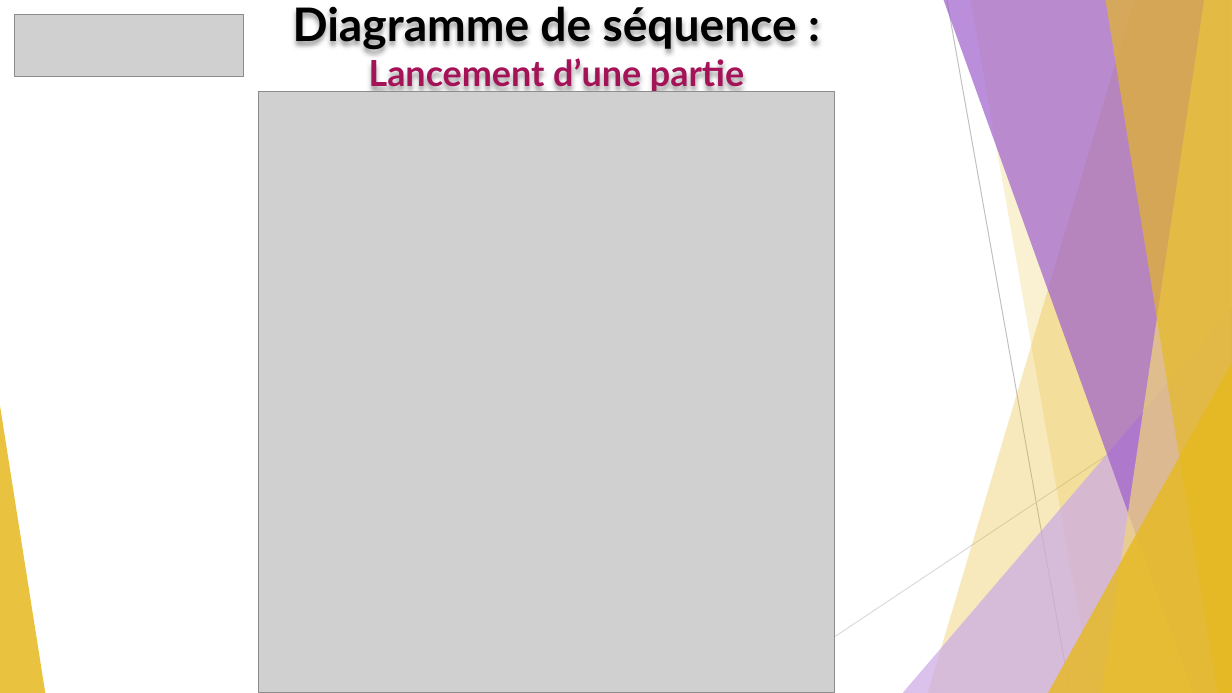
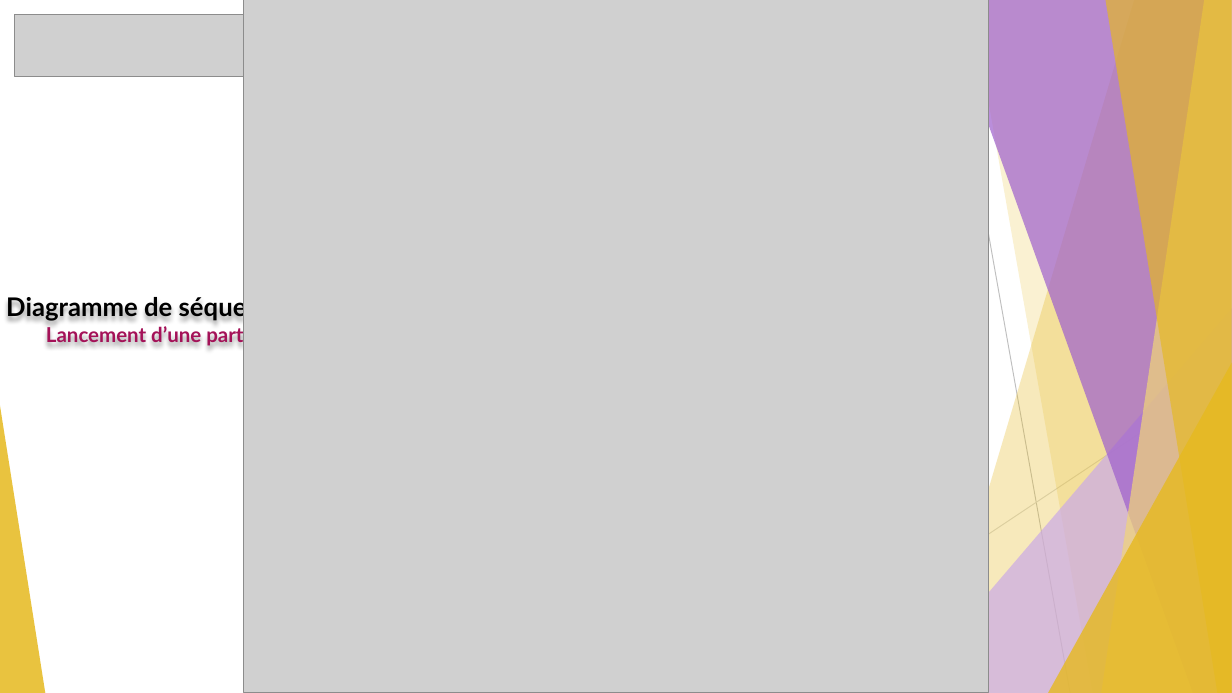
Before and after one commit to GuiguiMvn/Systeme-Escape-Game-Telethon, a slide deck: slide 8 of Nathan/Compte-rendus/REVUE-R2-GUIGAND-SFL6.pptx. Drawn at 1232x693 pixels with LibreOffice and Linux fonts; fonts in the diff are those of the drawing; grey boxes stand for pictures. Boxes give left, top, right and bottom in pixels: in the first picture for what was removed or moved away, otherwise in the second. Text is boxed around its words. In the diff, an @@ line names an element or a change of style, - is before the commit and + after.

Commit message:
MAJ des diagrammes de séquences et corrections des erreurs. Poursuite et intégration des diagrammes dans le diaporama de revue 2. Apport de quelques modifications sur l'ébauche de l'application de supervision.

```diff
--- a/Nathan/Compte-rendus/REVUE-R2-GUIGAND-SFL6.pptx
+++ b/Nathan/Compte-rendus/REVUE-R2-GUIGAND-SFL6.pptx
@@ picture: place and size @@
-picture at [259,91,836,693]
+picture at [244,0,989,693]
@@ text "Diagramme de séquence : Lancement ...": place and size @@
-text "Diagramme de séquence : Lancement ..." at [293,6,797,92]
+text "Diagramme de séquence : Lancement ..." at [6,294,287,347]
@@ text "Diagramme de séquence : Lancement ..." at [6,294,287,347]: size 36 to 20 pt in "Diagramme de séquence :"; size 28 to 16 pt in "Lancement d’une partie" @@
```
Also in this commit, not shown: 2 other slides changed, 1 slide added, 1 slide removed, 7 other files.
